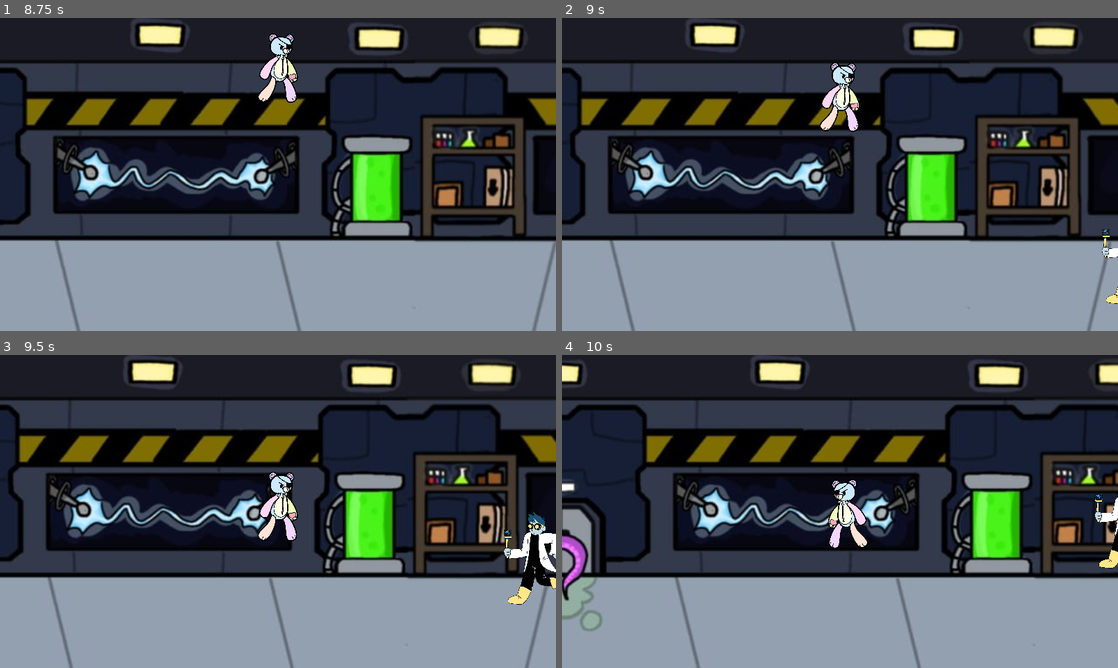
Above: before the commit, frames 1-4 (two rows, left to right).
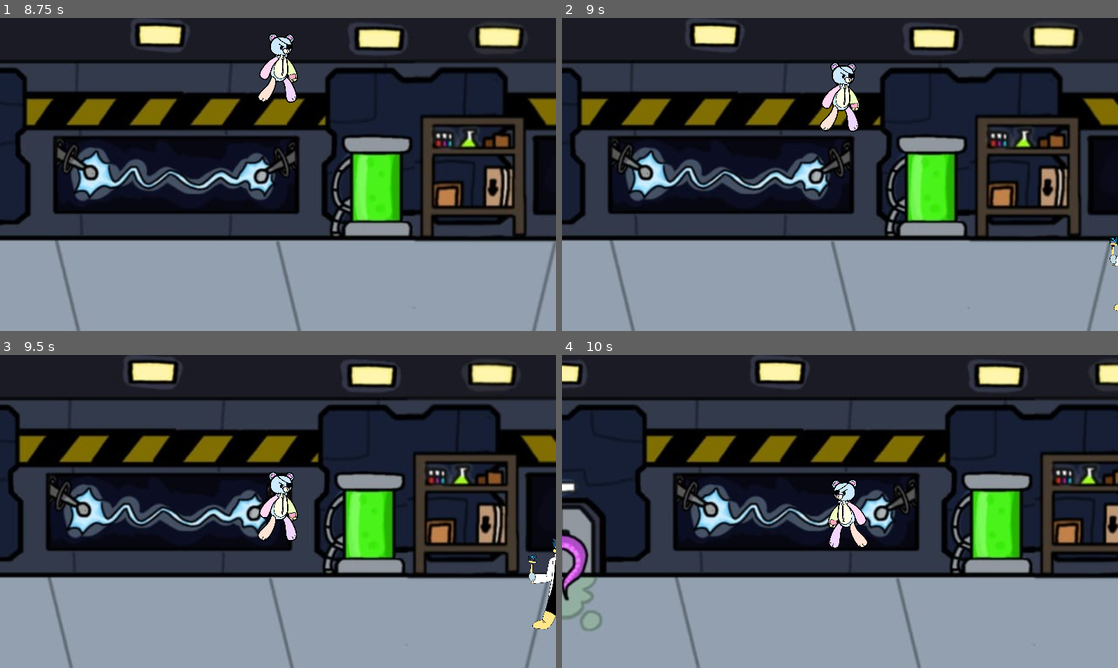
Above: after the commit, the same moments.

Repository: IsaacoHamsto/runawaybeargame
Game: Godot game, scene res://Scenes/Main.tscn
Same seed, same stepped clock (60 frames per second), same inputs: the game is played once before the commit and once after it.
Inputs:
- Up to frame 1 (8.75 s): click "JOGAR" at 0.5 s; tap Enter at 1.25 s; hold Up (ui_up) 1.28-2.78 s; hold Left (ui_left) 2.78-4.28 s; tap Space at 4.25 s; hold Down (ui_down) 4.28-5.03 s; hold Right (ui_right) 5.03-5.78 s; hold Up (ui_up) 5.78-6.53 s; hold Right (ui_right) from 6.53 s (still down)
- Up to frame 2 (9 s): release Right (ui_right) at 8.78 s; hold Down (ui_down) from 8.78 s (still down)
- Up to frame 3 (9.5 s): keep holding Down (ui_down)
- Up to frame 4 (10 s): release Down (ui_down) at 9.53 s; hold Left (ui_left) from 9.53 s (still down)

Frame 1 is identical in both runs. In frame 2, 0.3% of the frame differs, in the area x 97-100%, y 67-94%; in frame 3, 1.5%, in the area x 90-100%, y 50-88%; in frame 4, 0.4%.

Commit message:
Adicionar inimigo will smith

Diff:
--- a/Scenes/enemy_scientist.tscn
+++ b/Scenes/enemy_scientist.tscn
@@ -1,6 +1,6 @@
-[gd_scene load_steps=5 format=3 uid="uid://d0nr88yfnfqjs"]
+[gd_scene load_steps=5 format=3 uid="uid://bme7glqhmcf6r"]
 
-[ext_resource type="Script" path="res://Scripts/enemy_scientist.gd" id="1_yn6ue"]
+[ext_resource type="Script" path="res://Scripts/enemy.gd" id="1_766et"]
 [ext_resource type="Texture2D" uid="uid://cb1fnysj8r2c" path="res://Resources/scientist.png" id="2_1gdid"]
 
 [sub_resource type="CapsuleShape2D" id="CapsuleShape2D_60ei0"]
@@ -18,8 +18,8 @@
 "speed": 5.0
 }]
 
-[node name="EnemyBody2D" type="CharacterBody2D"]
-script = ExtResource("1_yn6ue")
+[node name="Scientist" type="CharacterBody2D"]
+script = ExtResource("1_766et")
 
 [node name="CollisionShape2D" type="CollisionShape2D" parent="."]
 position = Vector2(1.00001, -96)
--- /dev/null
+++ b/Scenes/enemy_willsmith.tscn
@@ -0,0 +1,13 @@
+[gd_scene load_steps=3 format=3 uid="uid://dc0kn6jnw1yon"]
+
+[sub_resource type="SpriteFrames" id="SpriteFrames_urp77"]
+
+[sub_resource type="CapsuleShape2D" id="CapsuleShape2D_uttqd"]
+
+[node name="Area2D" type="Area2D"]
+
+[node name="AnimatedSprite2D" type="AnimatedSprite2D" parent="."]
+sprite_frames = SubResource("SpriteFrames_urp77")
+
+[node name="CollisionShape2D" type="CollisionShape2D" parent="."]
+shape = SubResource("CapsuleShape2D_uttqd")
--- /dev/null
+++ b/Scripts/enemy.gd
@@ -0,0 +1,24 @@
+extends CharacterBody2D
+
+var SPEED = 150.0
+var player
+var RANGE = 100.0
+
+func _process(delta):
+	player = get_parent().get_node("Character")
+
+	if self.name == "Scientist":
+		RANGE = 450
+		SPEED = 80
+	if self.name == "WillSmith":
+		RANGE = 100
+		SPEED = 150
+
+	position.y = move_toward(position.y, player.get("position").y, SPEED*delta)
+
+	if player.get("position").x < position.x:
+		position.x = move_toward(position.x, player.get("position").x+RANGE, SPEED*delta)
+	else:
+		position.x = move_toward(position.x, player.get("position").x-RANGE, SPEED*delta)
+
+	$AnimatedSprite2D.flip_h = player.get("position").x < position.x
Not shown: 1 places in Scenes/Main.tscn that only renumber resources
